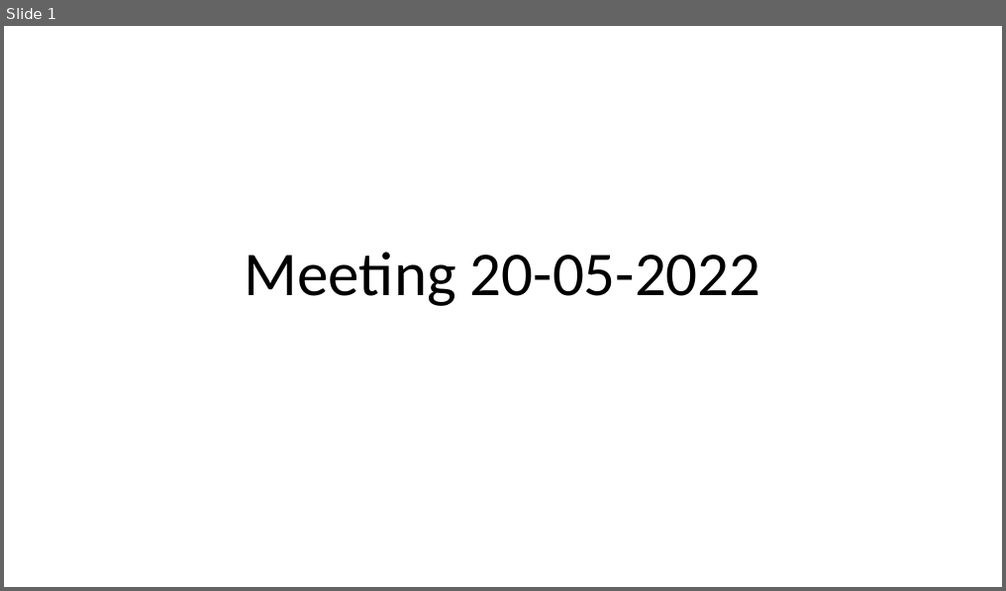
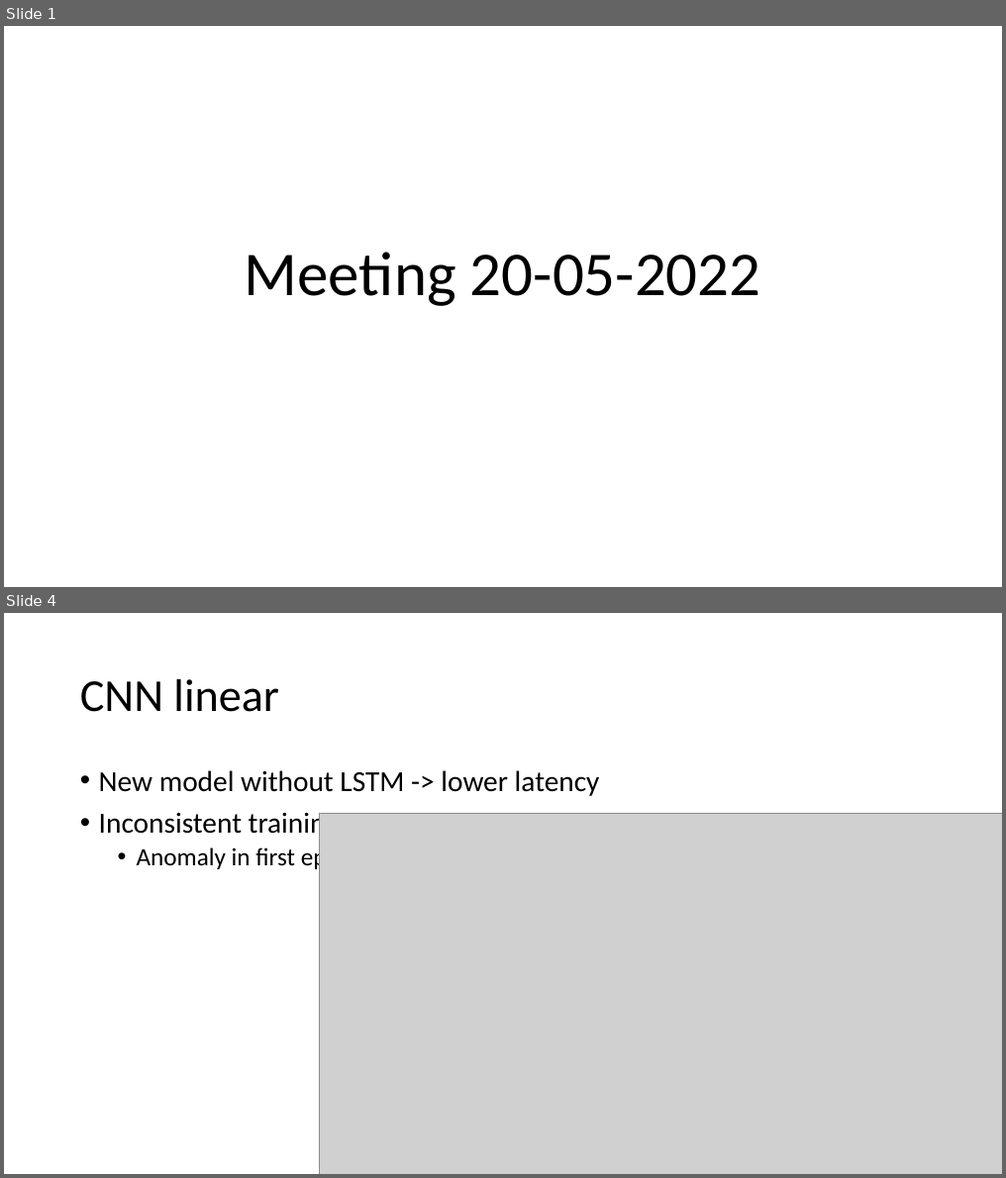
Before and after one commit to lancedw/3D-state-prediction-for-surface-vessels-using-IMU-data-and-images, a slide deck: Documentation/Presentations/Meeting 20-05-2022.pptx. Shown one above the other, each under a label of ours: slide 1 before the commit, slides 1 and 4 after it; the slides between them are not shown. The pictures are 1006x591 and 1006x1178 pixels, drawn with LibreOffice and Linux fonts; fonts in the diff are those of the drawing; grey boxes stand for pictures. Boxes give left, top, right and bottom in pixels: in the first picture for what was removed or moved away, otherwise in the second. Text is boxed around its words. In the diff, an @@ line names an element or a change of style, - is before the commit and + after.

```diff
--- a/Documentation/Presentations/Meeting 20-05-2022.pptx
+++ b/Documentation/Presentations/Meeting 20-05-2022.pptx
@@ slide 4 added at [4,613,1002,1174], background #FFFFFF @@
@@ title added at [80,679,279,712], 44 pt, text #000000 @@
+CNN linear
@@ text added at [99,770,600,872], 28 pt, text #000000 @@
+• New model without LSTM -> lower latency
+• Inconsistent training
+  • Anomaly in first epoch
@@ picture added at [319,813,1002,1174] @@
```
Also in this commit, not shown: 1 slide changed, 6 other slides added, 4 other files.
